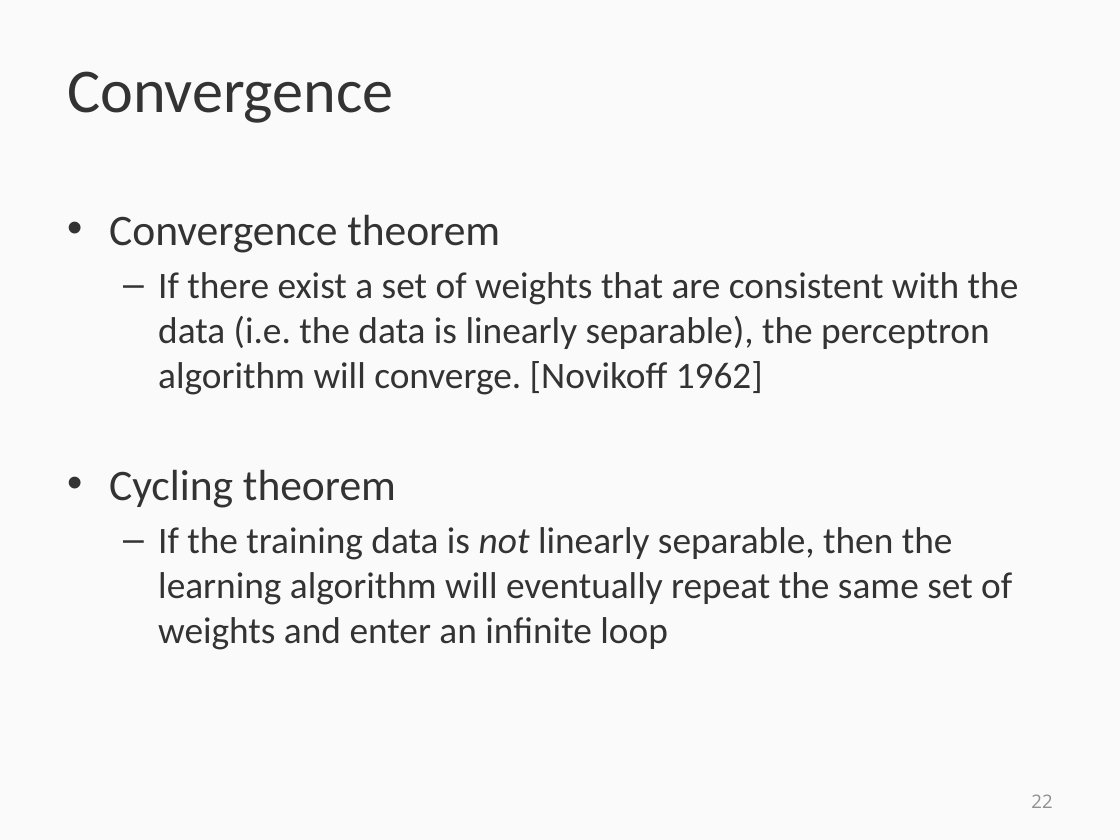
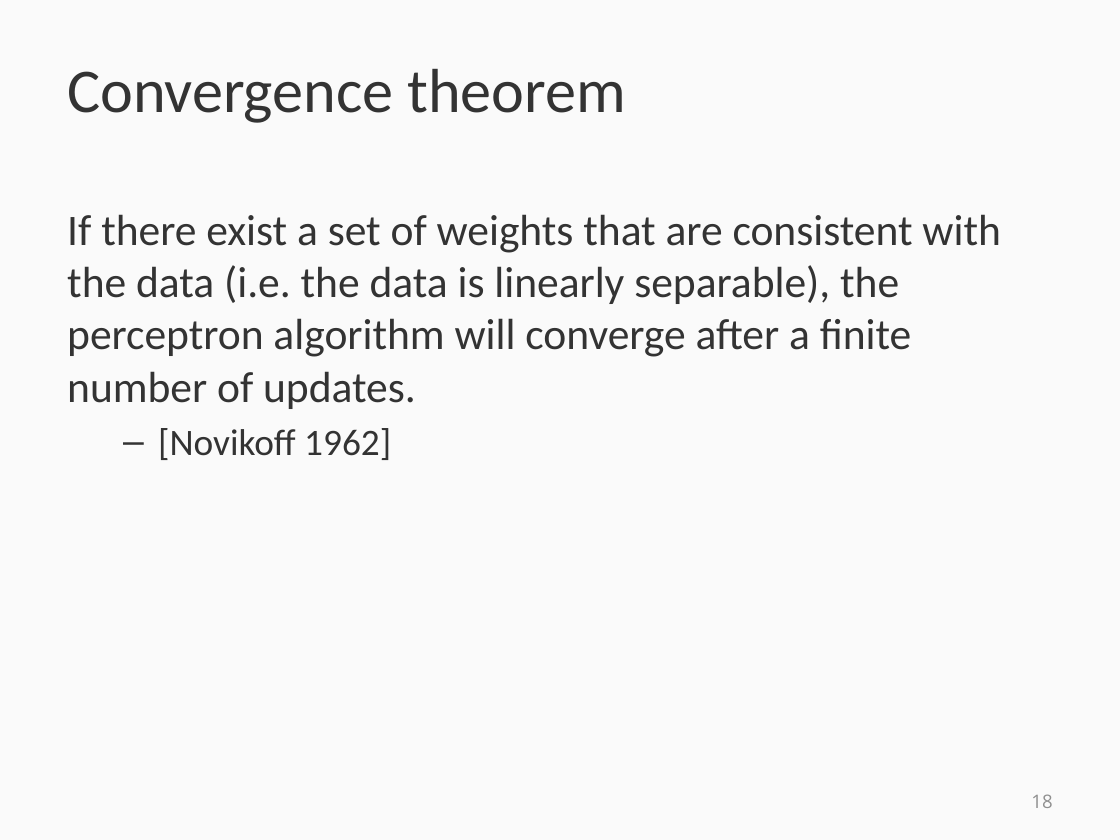
Before and after one commit to svivek/structured-prediction, a slide deck: slide 18 of slides/review/review.pptx (slide 22 before the commit). Drawn at 1120x840 pixels with LibreOffice and Linux fonts; fonts in the diff are those of the drawing. Boxes give left, top, right and bottom in pixels: in the first picture for what was removed or moved away, otherwise in the second. Text is boxed around its words. In the diff, an @@ line names an element or a change of style, - is before the commit and + after.

```diff
--- a/slides/review/review.pptx
+++ b/slides/review/review.pptx
@@ title at box(67, 68, 626, 123): text changed @@
-Convergence
+Convergence theorem
@@ text at box(67, 214, 1001, 460): text changed; size 24 to 28 pt @@
-• Convergence theorem
-  – If there exist a set of weights that are consistent with the data (i.e. the data is linearly separable), the perceptron algorithm will converge. [Novikoff 1962]
-• Cycling theorem
-  – If the training data is not linearly separable, then the learning algorithm will eventually repeat the same set of weights and enter an infinite loop
+If there exist a set of weights that are consistent with the data (i.e. the data is linearly separable), the perceptron algorithm will converge after a finite number of updates.
+  – [Novikoff 1962]
@@ page number at box(1031, 794, 1052, 808): text changed @@
-22
+18
```
Also in this commit, not shown: 21 other slides changed, 14 slides added, 17 slides removed, 3 other files.
